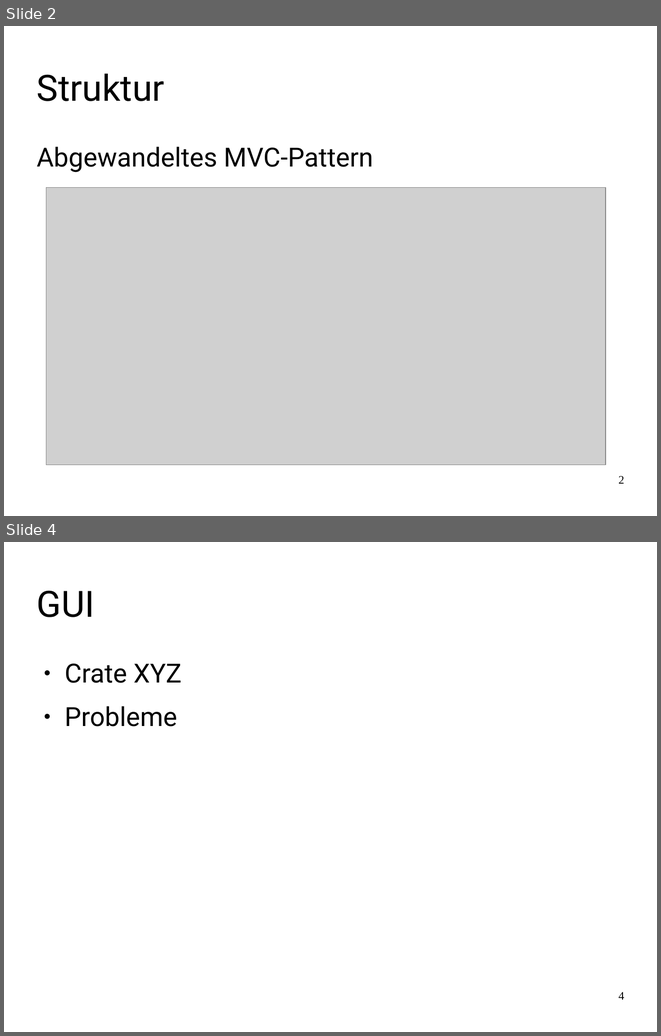
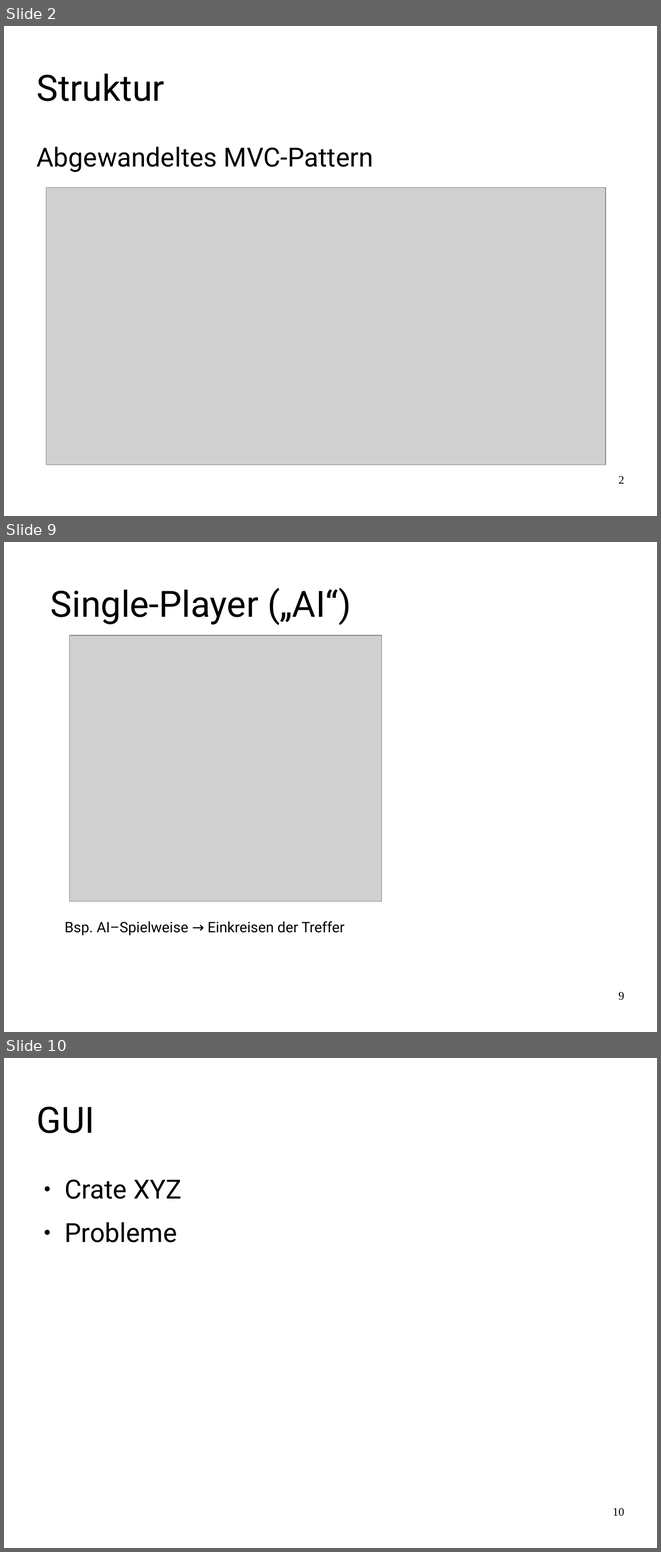
Before and after one commit to FamkeLamberti/battleship-presentation, a slide deck: Abschlusspraesentation_SchiffeVersenken.odp. Shown one above the other, each under a label of ours: slides 2 and 4 before the commit, slides 2, 9 and 10 after it; the slides between them are not shown. The pictures are 661x1036 and 661x1552 pixels, drawn with LibreOffice and Linux fonts; fonts in the diff are those of the drawing; grey boxes stand for pictures. Boxes give left, top, right and bottom in pixels: in the first picture for what was removed or moved away, otherwise in the second. Text is boxed around its words. In the diff, an @@ line names an element or a change of style, - is before the commit and + after.

```diff
--- a/Abschlusspraesentation_SchiffeVersenken.odp
+++ b/Abschlusspraesentation_SchiffeVersenken.odp
@@ slide 9 added at [4, 542, 657, 1032], background #FFFFFF @@
@@ title added at [51, 588, 351, 625], 44 pt, text #000000 @@
+Single-Player („AI“)
@@ picture added at [69, 635, 382, 901] @@
@@ text added at [64, 921, 344, 935], 17.6 pt, text #000000 @@
+Bsp. AI–Spielweise → Einkreisen der Treffer
@@ page number added at [618, 991, 624, 1000], 14 pt, text #000000 @@
+9
@@ what was slide 4 is now slide 10 @@
@@ page number at [612, 1507, 624, 1516]: text changed @@
-4
+10
```
Also in this commit, not shown: 1 slide changed, 5 other slides added.
